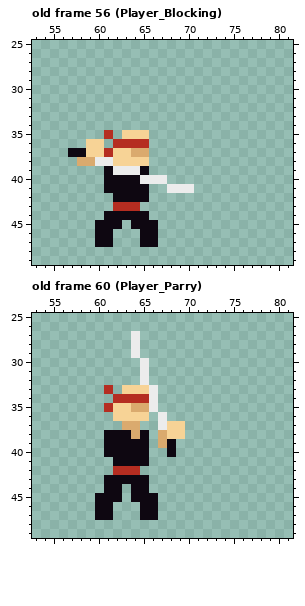
Pixel-art file -- Assets/Player/T_Player.aseprite. Above, as it was before the edit.
128x64 pixels, 79 frames. Shown: old frame 56 (Player_Blocking): x 53..81, y 25..49; old frame 60 (Player_Parry): x 53..81, y 25..49.
And afterwards:
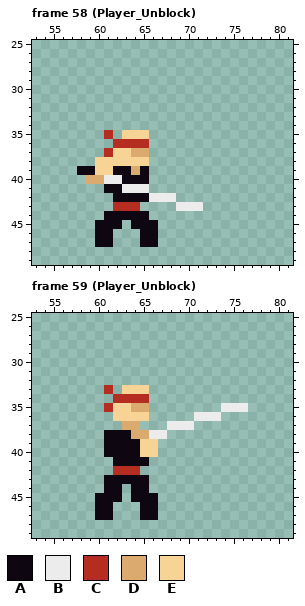
Palette (. is transparent): A #0e0711  B #ececec  C #b52d21  D #daaa6e  E #f7d396
A new or re-ordered frame is compared with the old frame closest to it.
The edit:
frames 79 -> 81
Frame 58 (Player_Unblock) is new; against old frame 56 (Player_Blocking), layer "Grip":
y 36: x 59..60 EE -> ..
y 37: x 57..60 AAEE -> ....
y 38: x 58..61 DDBB -> ..EE
y 39: x 58..64 ...ABBB -> AAEEAAD
y 40: x 59..62 ..AA -> DDBB; x 65..67 BBB -> A..
y 41: x 63..65 AAA -> BBB; x 68..70 BBB -> ...
y 42: x 66..68 ... -> BBB
y 43: x 69..71 ... -> BBB
Frame 59 (Player_Unblock) is new; against old frame 60 (Player_Parry), layer "Grip":
y 27..29: x 64 B -> .
y 30..32: x 65 B -> .
y 33..34: x 66 B -> .
y 35: x 66 B -> .; x 74..76 ... -> BBB
y 36: x 67 B -> .; x 71..73 ... -> BBB
y 37: x 67..70 BEE. -> .BBB
y 38: x 65..69 A.DEE -> DBB..
y 39: x 65..68 A.DA -> EE..
y 40: x 65..66 A. -> EE; x 68 A -> .
Where, in picture pixels (left, top, right, bottom), the same in both pictures:
changed: (68, 139, 203, 211)
changed: (131, 331, 248, 457)
